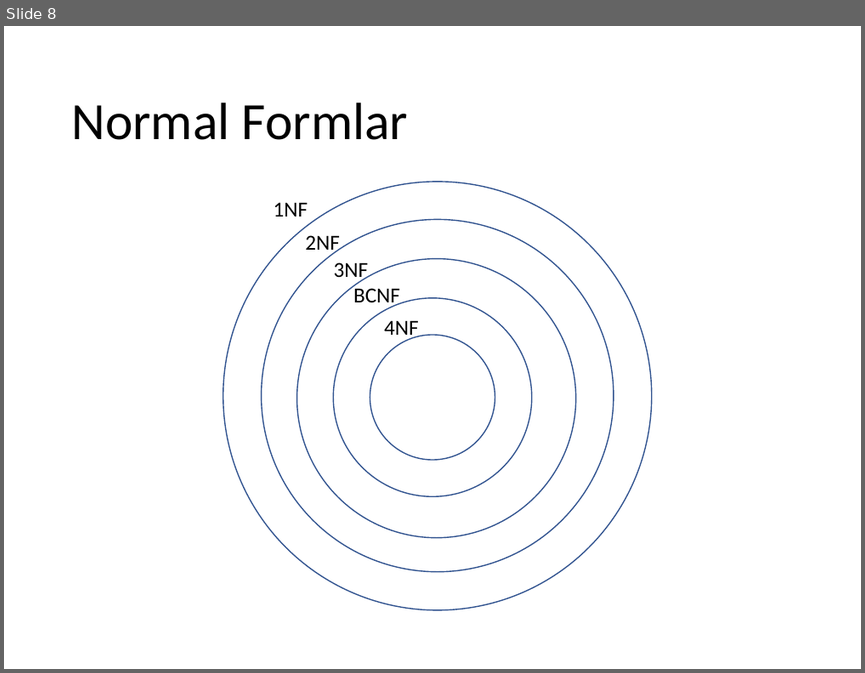
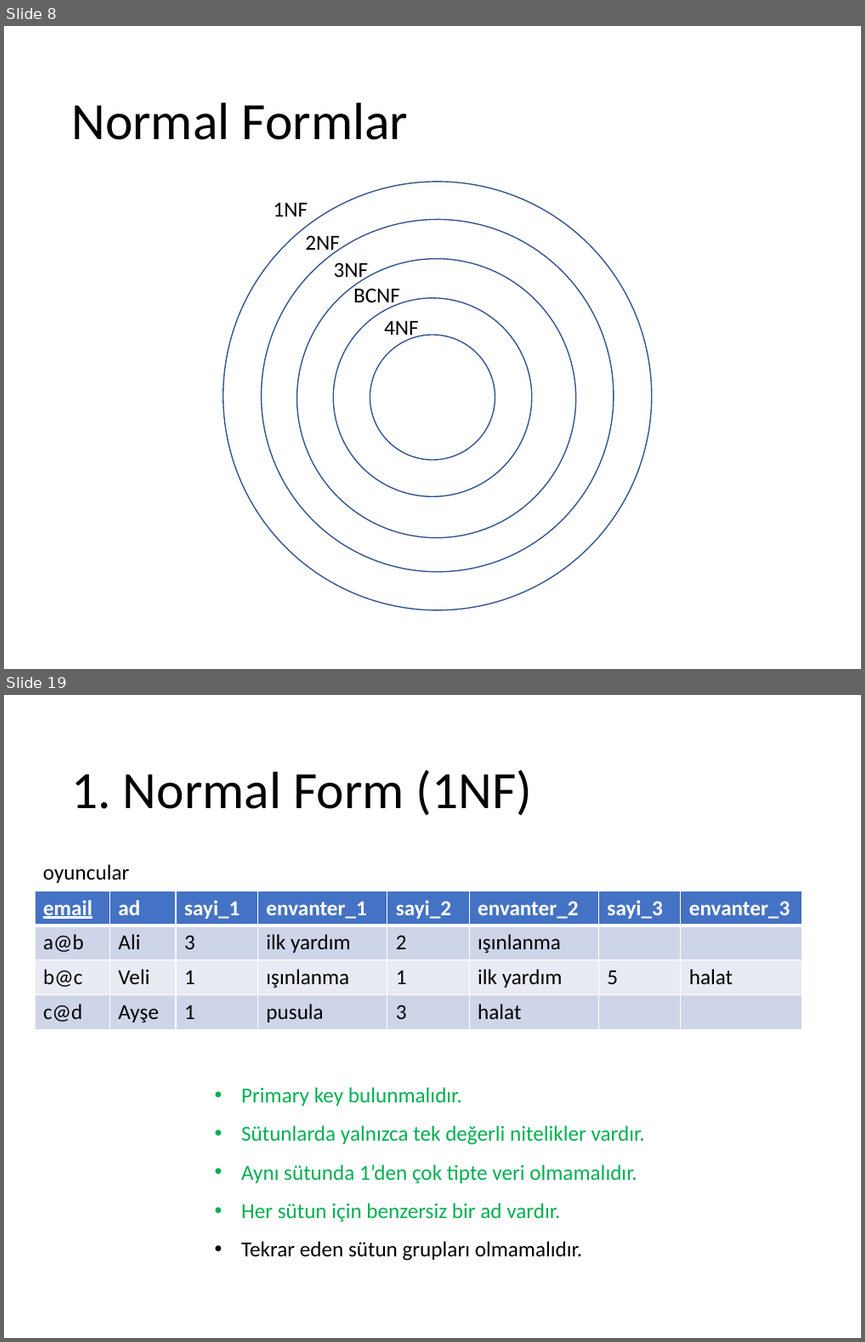
Before and after one commit to ihpar/dbms, a slide deck: Slides/Ders 5.0 Design 1NF.pptx. Shown one above the other, each under a label of ours: slide 8 before the commit, slides 8 and 19 after it; the slides between them are not shown. The pictures are 865x673 and 865x1342 pixels, drawn with LibreOffice and Linux fonts; fonts in the diff are those of the drawing. Boxes give left, top, right and bottom in pixels: in the first picture for what was removed or moved away, otherwise in the second. Text is boxed around its words. In the diff, an @@ line names an element or a change of style, - is before the commit and + after.

```diff
--- a/Slides/Ders 5.0 Design 1NF.pptx
+++ b/Slides/Ders 5.0 Design 1NF.pptx
@@ slide 19 added at [4,695,861,1338], background #FFFFFF @@
@@ title added at [71,770,533,816], 44 pt, text #000000 @@
+1. Normal Form (1NF)
@@ text added at [43,864,129,883], 18 pt, text #000000 @@
+oyuncular
@@ table added at [35,891,803,1029], 4 rows, 8 columns @@
+email | ad | sayi_1 | envanter_1 | sayi_2 | envanter_2 | sayi_3 | envanter_3
+a@b | Ali | 3 | ilk yardım | 2 | ışınlanma |  | 
+b@c | Veli | 1 | ışınlanma | 1 | ilk yardım | 5 | halat
+c@d | Ayşe | 1 | pusula | 3 | halat |  | 
@@ text added at [241,1087,645,1260], 18 pt, text #00B050 @@
+• Primary key bulunmalıdır.
+• Sütunlarda yalnızca tek değerli nitelikler vardır.
+• Aynı sütunda 1’den çok tipte veri olmamalıdır.
+• Her sütun için benzersiz bir ad vardır.
+• Tekrar eden sütun grupları olmamalıdır.
```
Also in this commit, not shown: 3 slides changed, 8 other slides added, 5 other files.
